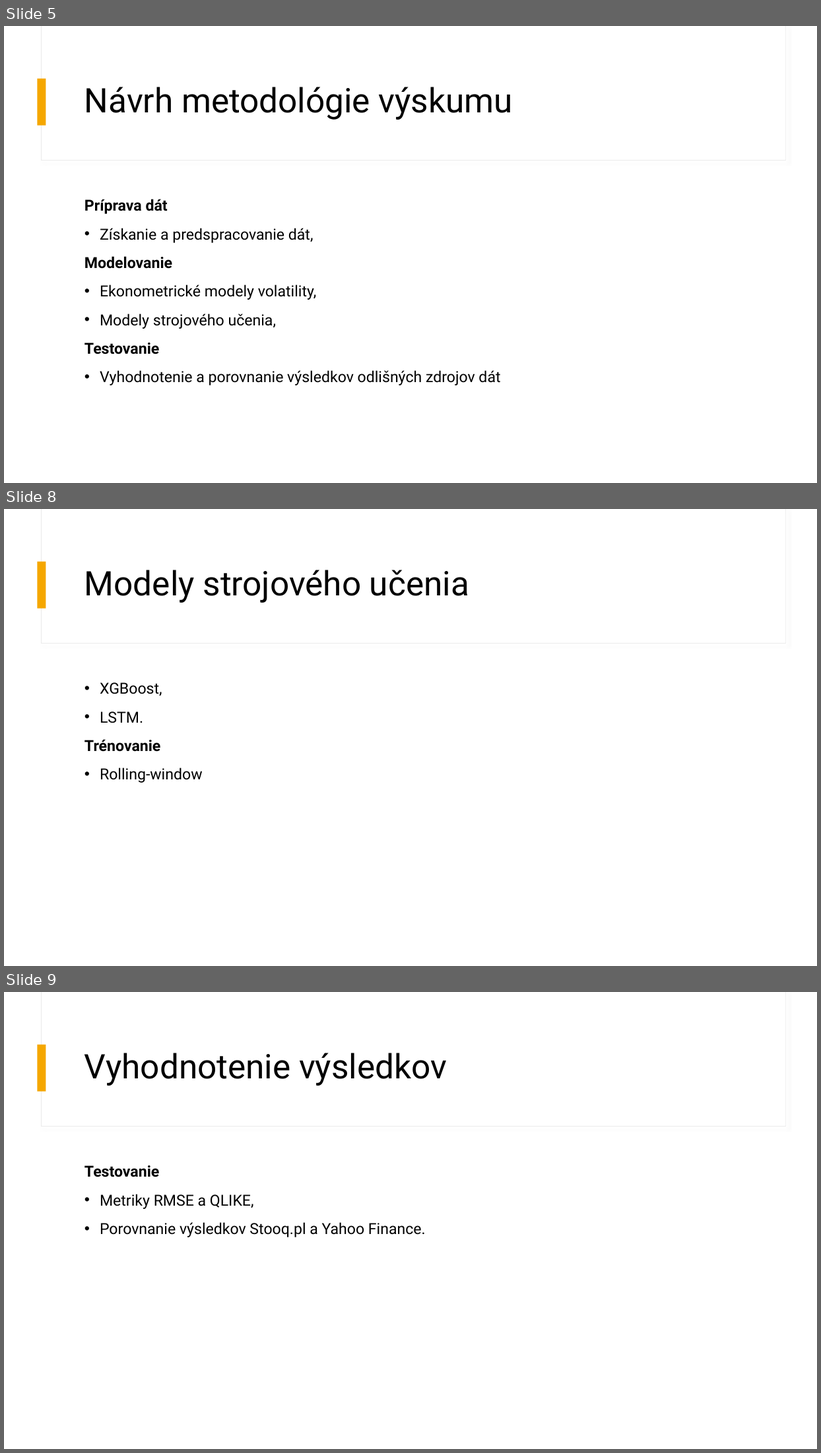
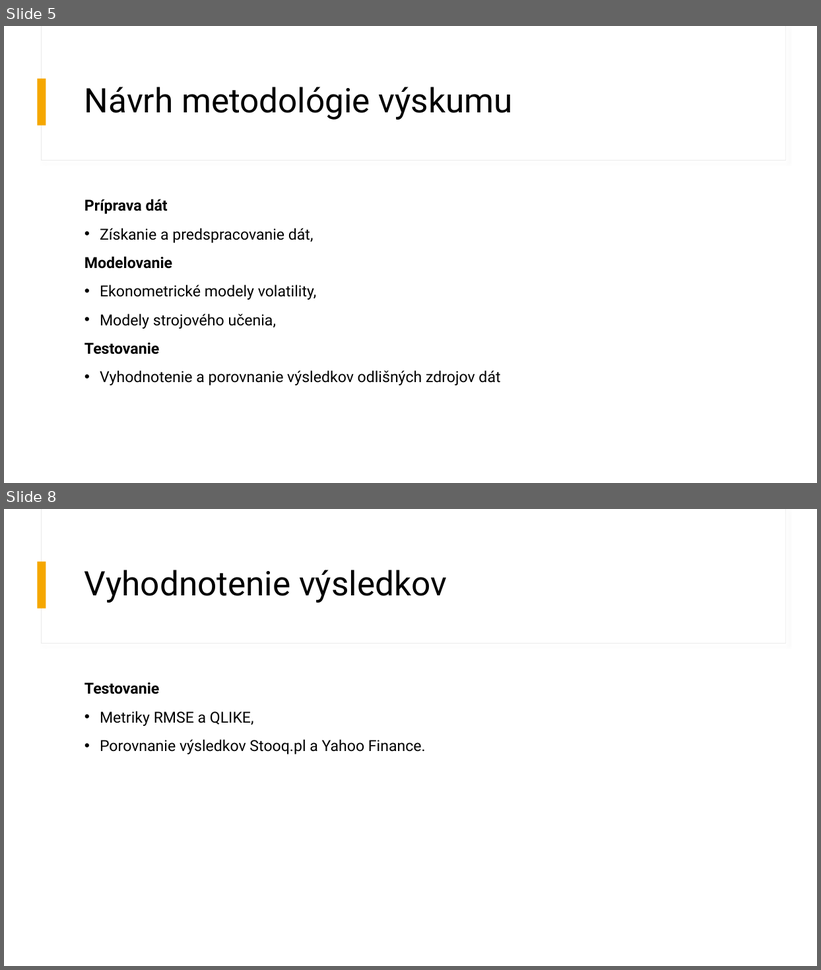
Before and after one commit to MatejLuzak/Identification-of-Patterns-of-Stock-Market-Volatility-in-the-USA-China-and-Europe-Using-AI-Methods, a slide deck: Identifikácia vzorov v časových radoch pre komparáciu volatility.pptx. Shown one above the other, each under a label of ours: slides 5, 8 and 9 before the commit, slides 5 and 8 after it; the slides between them are not shown. The pictures are 821x1453 and 821x970 pixels, drawn with LibreOffice and Linux fonts; fonts in the diff are those of the drawing. Boxes give left, top, right and bottom in pixels: in the first picture for what was removed or moved away, otherwise in the second. Text is boxed around its words. In the diff, an @@ line names an element or a change of style, - is before the commit and + after.

```diff
--- a/Identifikácia vzorov v časových radoch pre komparáciu volatility.pptx
+++ b/Identifikácia vzorov v časových radoch pre komparáciu volatility.pptx
@@ slide 8 removed at (x1=4, y1=509, x2=817, y2=966), background #FFFFFF; not listed: 3 template elements that a slide beside it also shows @@
@@ title removed at (x1=85, y1=570, x2=469, y2=603) @@
-Modely strojového učenia
@@ text removed at (x1=85, y1=683, x2=203, y2=783) @@
-• XGBoost,
-• LSTM.
-Trénovanie
-• Rolling-window
@@ what was slide 9 is now slide 8 @@
```
Also in this commit, not shown: 2 slides changed, 1 other file.
